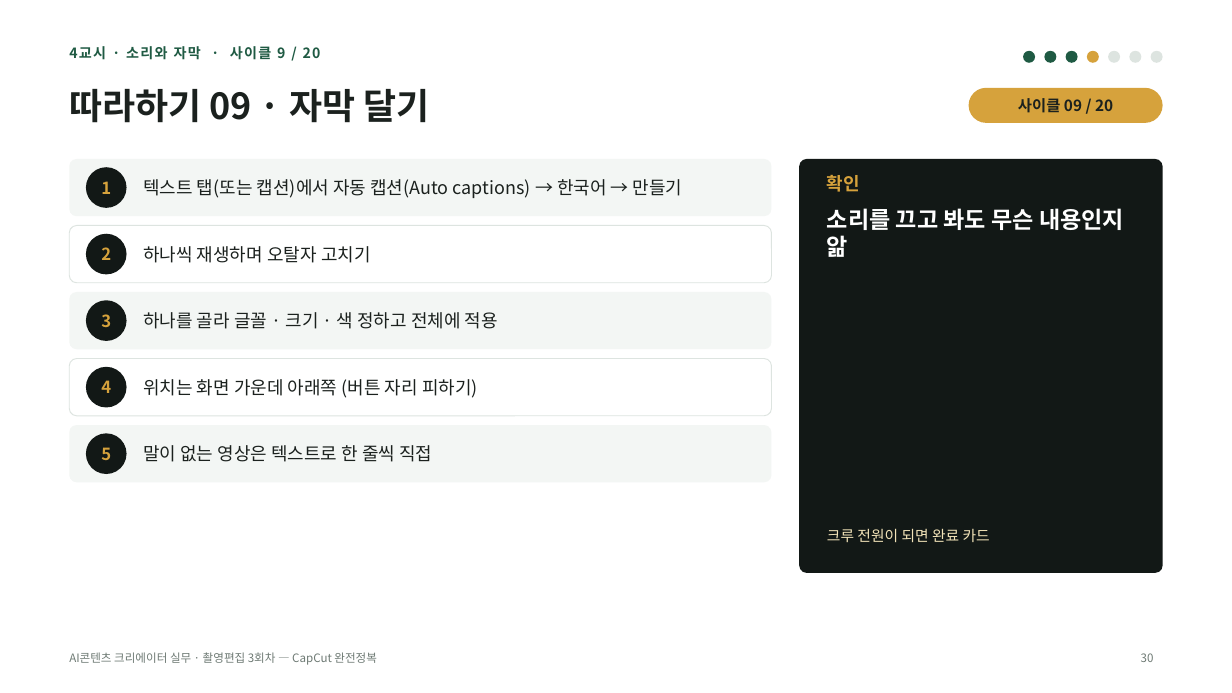
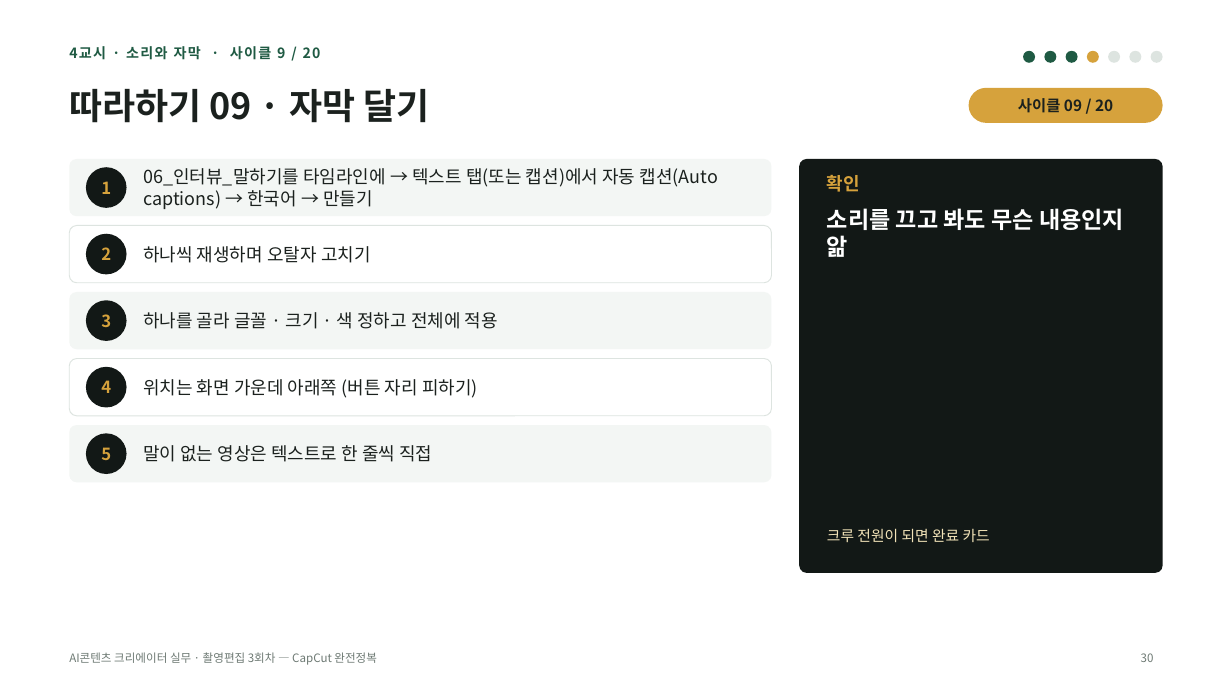
Before and after one commit to yujida/MARUBIT, a slide deck: slide 30 of lectures/03/3회차_CapCut완전정복_슬라이드.pptx. Drawn at 1232x693 pixels with LibreOffice and Linux fonts; fonts in the diff are those of the drawing. Boxes give left, top, right and bottom in pixels: in the first picture for what was removed or moved away, otherwise in the second. Text is boxed around its words. In the diff, an @@ line names an element or a change of style, - is before the commit and + after.

```diff
--- a/lectures/03/3회차_CapCut완전정복_슬라이드.pptx
+++ b/lectures/03/3회차_CapCut완전정복_슬라이드.pptx
@@ text at [143,168,718,209]: text changed @@
-텍스트 탭(또는 캡션)에서 자동 캡션(Auto captions) → 한국어 → 만들기
+06_인터뷰_말하기를 타임라인에 → 텍스트 탭(또는 캡션)에서 자동 캡션(Auto captions) → 한국어 → 만들기
```
Also in this commit, not shown: 22 other slides changed, 2 slides added, 4 other files.
